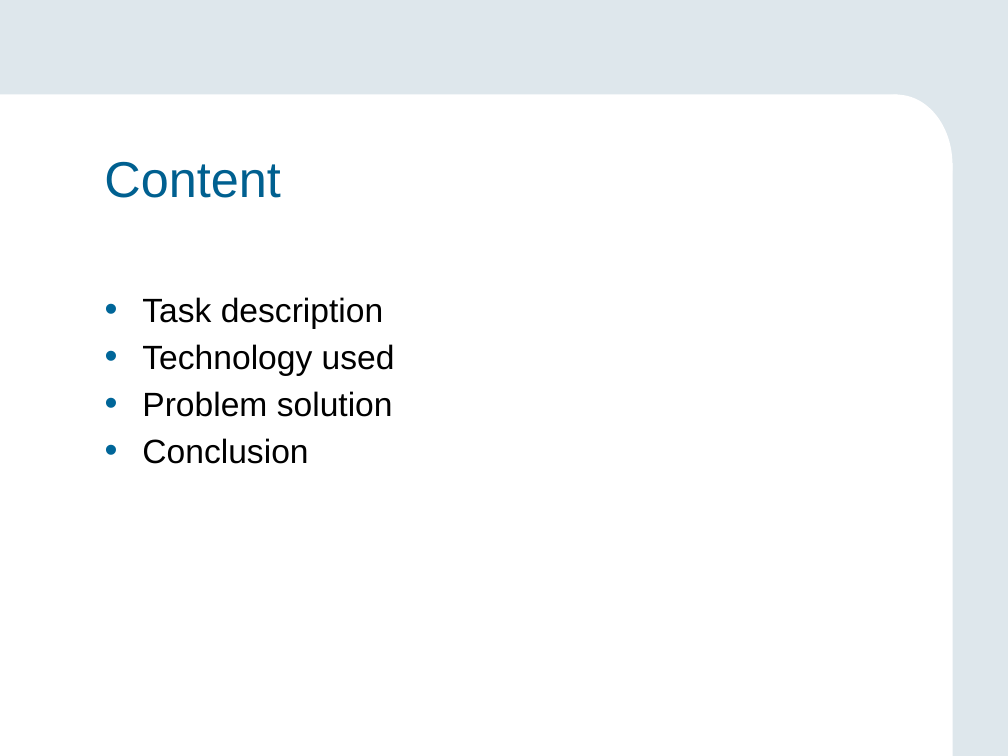
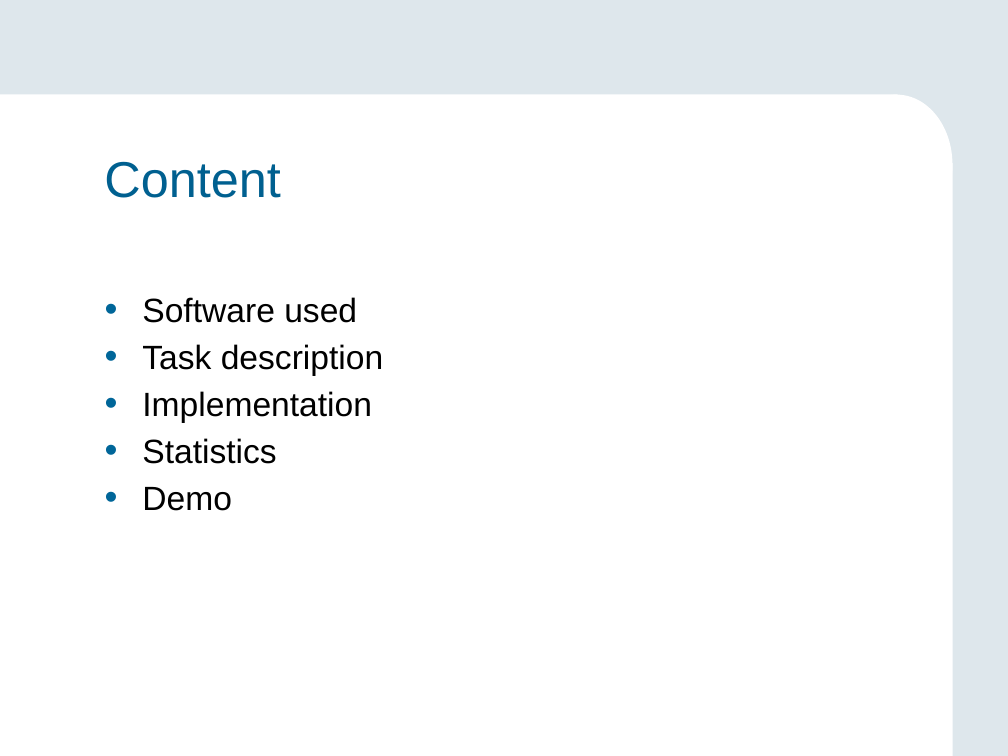
Before and after one commit to edonjakupi/MaS_Project, a slide deck: slide 2 of EmergencyCall_presentation.pptx. Drawn at 1008x756 pixels with LibreOffice and Linux fonts; fonts in the diff are those of the drawing; background and template pictures are left out. Boxes give left, top, right and bottom in pixels: in the first picture for what was removed or moved away, otherwise in the second. Text is boxed around its words. In the diff, an @@ line names an element or a change of style, - is before the commit and + after.

```diff
--- a/EmergencyCall_presentation.pptx
+++ b/EmergencyCall_presentation.pptx
@@ text at (142, 297, 357, 323): paragraph added @@
+• Software used
@@ text at (142, 391, 372, 511): text changed @@
-• Technology used
-• Problem solution
-• Conclusion
+• Implementation
+• Statistics
+• Demo
```
Also in this commit, not shown: 1 other slide changed, 2 other files.
